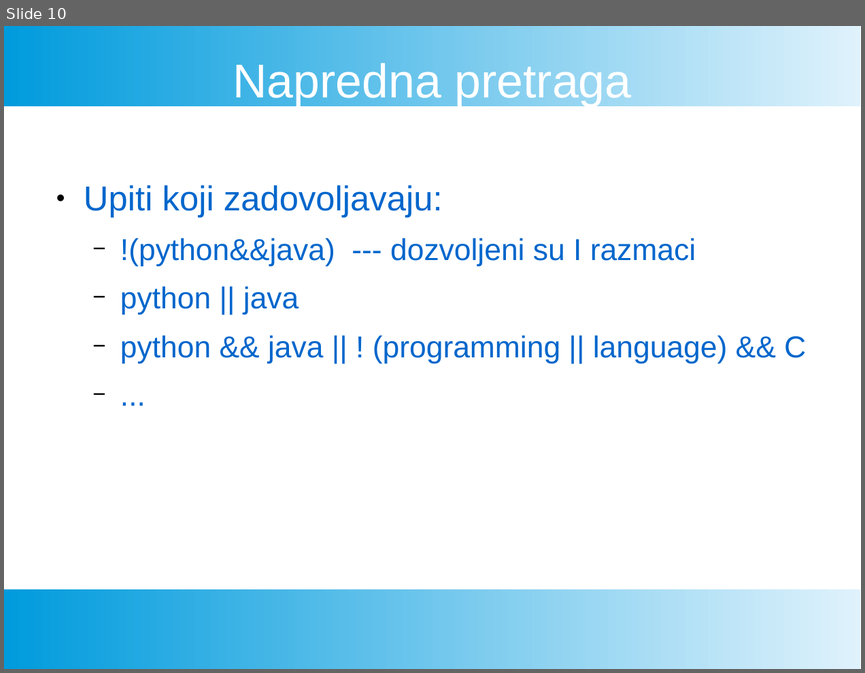
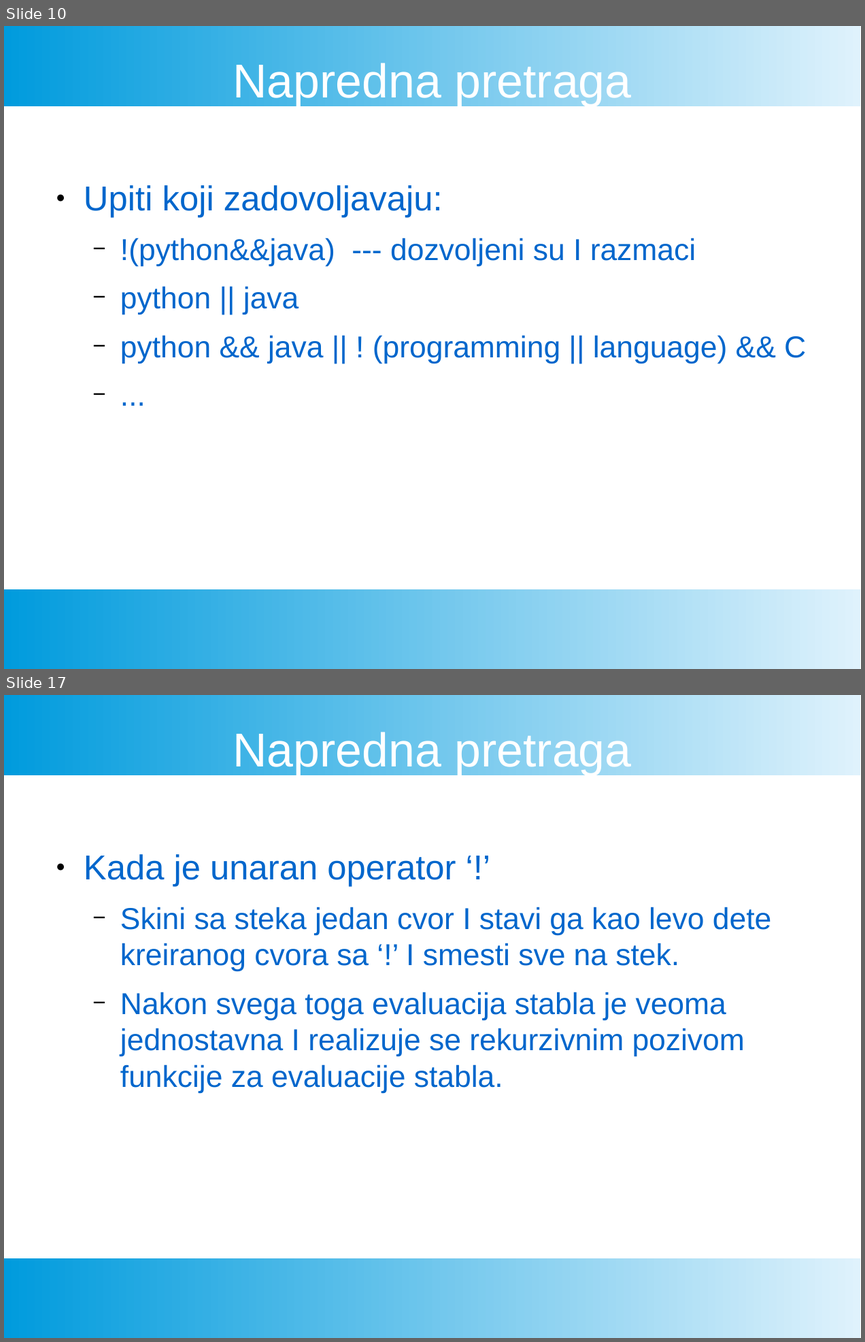
Before and after one commit to FTN-E2-materials/SearchEngine, a slide deck: ProjekatPrezentacija.pptx. Shown one above the other, each under a label of ours: slide 10 before the commit, slides 10 and 17 after it; the slides between them are not shown. The pictures are 865x673 and 865x1342 pixels, drawn with LibreOffice and Linux fonts; fonts in the diff are those of the drawing. Boxes give left, top, right and bottom in pixels: in the first picture for what was removed or moved away, otherwise in the second. Text is boxed around its words. In the diff, an @@ line names an element or a change of style, - is before the commit and + after.

Commit message:
dodata napredna pretraga u prezentaciju

```diff
--- a/ProjekatPrezentacija.pptx
+++ b/ProjekatPrezentacija.pptx
@@ slide 17 added at <box>4,695,861,1338</box>, background #FFFFFF; not listed: 2 template elements that a slide beside it also shows @@
@@ text added at <box>233,732,632,775</box>, 44 pt, text #FFFFFF @@
+Napredna pretraga
@@ text added at <box>84,854,771,1093</box>, 28 pt, text #0066CC @@
+● Kada je unaran operator ‘!’
+  − Skini sa steka jedan cvor I stavi ga kao levo dete kreiranog cvora sa ‘!’ I smesti sve na stek.
+  − Nakon svega toga evaluacija stabla je veoma jednostavna I realizuje se rekurzivnim pozivom funkcije za evaluacije stabla.
```
Also in this commit, not shown: 9 other slides added, 1 slide removed, 1 other file.
